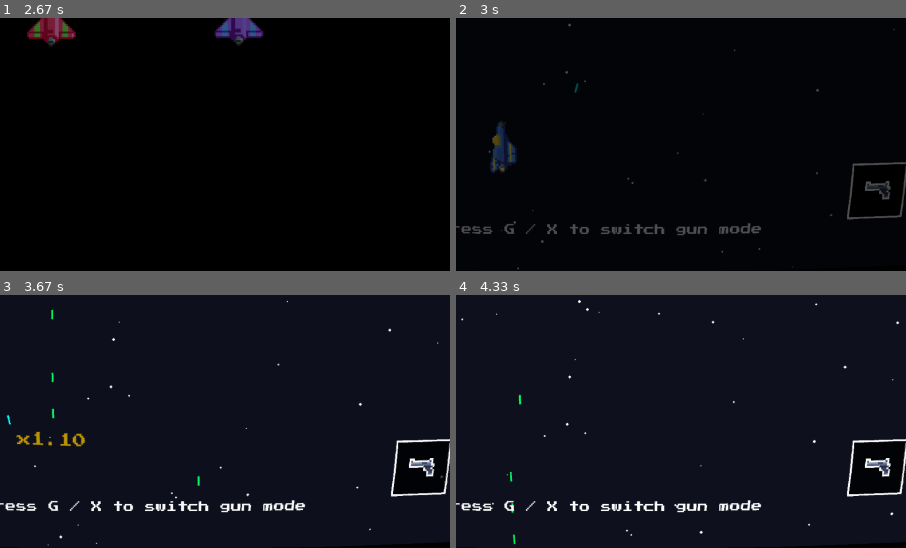
Above: before the commit, frames 1-4 (two rows, left to right).
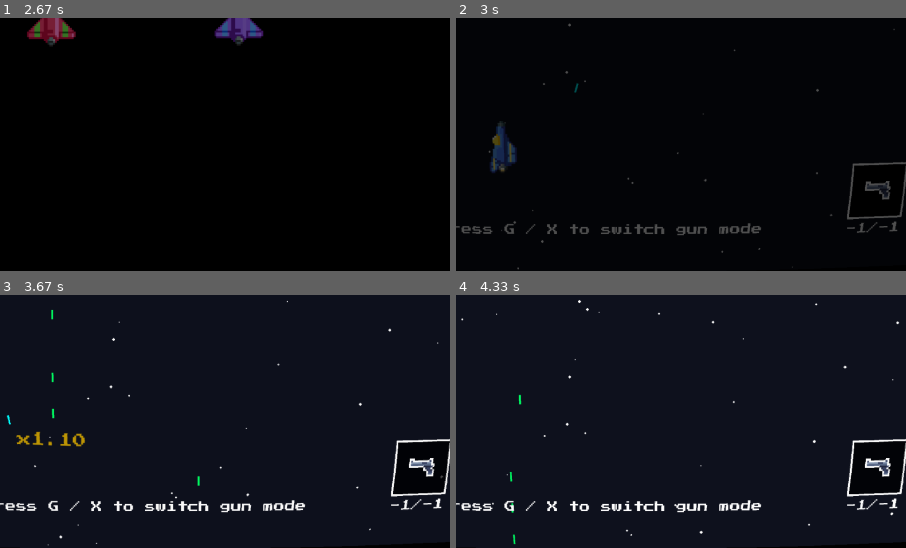
Above: after the commit, the same moments.

Repository: isGoodSoup/astros
Game: pygame game, started from main.py
Same seed, same stepped clock (60 frames per second), same inputs: the game is played once before the commit and once after it.
Inputs (mouse positions are % of the whole screen's width and height, from its top left):
- Up to frame 1 (2.67 s): tap Space at 0.33, 1.67, 2.57 s; hold Left from 2.5 s (still down); move the mouse to (29, 34) at 2.53 s
- Up to frame 2 (3 s): keep holding Left; tap Space at 2.87 s
- Up to frame 3 (3.67 s): release Left at 3.03 s; hold Down 3.07-3.37 s; move the mouse to (16, 40) at 3.1 s; tap Space at 3.13, 3.47 s; hold Left from 3.4 s (still down); move the mouse to (31, 20) at 3.43 s
- Up to frame 4 (4.33 s): tap Space at 3.77, 3.9, 4.3 s; release Left at 3.8 s; hold Up 3.83-4.2 s; move the mouse to (42, 87) at 3.87 s; hold Right from 4.23 s (still down); move the mouse to (61, 19) at 4.27 s
The pictures show only the part of the screen within x 34-84%, y 50-100%; the shares and areas given below are measured in that part.

Frame 1 is identical in both runs. In frame 2, 0.1% of the frame differs, in the area x 86-98%, y 80-85%; in frame 3, 0.2%, in the area x 86-99%, y 80-85%; in frame 4, 0.2%.

Commit message:
update: displaying ammo, removing leftover code

Diff:
--- a/scripts/collision.py
+++ b/scripts/collision.py
@@ -2,6 +2,7 @@
 
 import pygame
 
+from scripts.events import trigger_nuke
 from scripts.explode import Explosion
 from scripts.floaty import FloatingNumber
 from scripts.impact import ImpactFrame
@@ -294,6 +295,11 @@
                 game.state.score += game.ship.level * 10 * game.state.score_multiplier
                 game.ship.gain_xp(formulize(game, game.ship.level), game.sounds)
 
+    for projectile in list(game.projectiles):
+        if getattr(projectile, "nuke", False):
+            trigger_nuke(projectile.rect.center, game)
+            projectile.kill()
+
     upgrade_hit = pygame.sprite.spritecollide(game.ship, game.upgrades, False, # type: ignore
                                           collided=lambda s,u: s.hitbox.colliderect(u.rect))
     if upgrade_hit:
--- a/scripts/game_over.py
+++ b/scripts/game_over.py
@@ -71,7 +71,6 @@
     for ammo in game.ship.guns_ammo:
         game.ship.guns_ammo[ammo] = game.ship.base_guns_ammo[ammo]
 
-    game.ship.charges = game.ship.base_charges
     game.ship.damage = game.ship.base_damage
     game.ship.critical = False
 
--- a/scripts/hud.py
+++ b/scripts/hud.py
@@ -67,7 +67,15 @@
         self.ammo = Interface("assets/ui/ammo.png", 0, 11, 40,
                               hud_ratio, ['right', 'bottom'], 35, [-160, 0])
         self.guns = Interface("assets/ui/guns.png", 0, 32, 32, hud_ratio,
-                              ['right', 'bottom'], 3, [-210, -20])
+                              ['right', 'bottom'], 4, [-210, -20])
+
+        self.guns_ammo = {
+            "beam": game.ship.guns_ammo["beam"],
+            "shotgun": game.ship.guns_ammo["shotgun"],
+            "auto": game.ship.guns_ammo["auto"],
+            "missile": game.ship.guns_ammo["missile"],
+        }
+
         self.credits = 0
 
         self.skill_tab = Tab("assets/ui/skill_tab.png",
@@ -131,5 +139,17 @@
         self.guns.update(game.ship, hud_ratio, ['right', 'bottom'],
                          current_gun_frame, screen, hud_padding)
 
+        current_ammo = game.ship.guns_ammo[game.ship.gun]
+        total_ammo = game.ship.base_guns_ammo[game.ship.gun]
+
+        guns_center_x = self.guns.hud_x + self.guns.image.get_width() // 2
+        guns_bottom_y = self.guns.hud_y + self.guns.image.get_height()
+
+        ammo_text = f"{current_ammo}/{total_ammo}"
+        ammo_surface = font.render(ammo_text, True, (255, 255, 255))
+        ammo_x = guns_center_x - ammo_surface.get_width() // 2
+        ammo_y = guns_bottom_y + 5
+        screen.blit(ammo_surface, [ammo_x, ammo_y])
+
         self.skill_tab.update()
         self.stats_tab.update()
--- a/scripts/input.py
+++ b/scripts/input.py
@@ -66,9 +66,9 @@
 
         is_boss_phase = game.state.current_phase == game.state.phases[-1]
 
-        shooting_input = (joysticks and (controller.get_button(5) if
+        shooting_input = ((joysticks and (controller.get_button(5) if
             game.state.phases[-1] else controller.get_button(0)) or
-                          keys[pygame.K_SPACE] or mouse[0])
+                          keys[pygame.K_SPACE] or mouse[0]) and not game.state.pause)
         if shooting_input and now - game.last_shot_time >= game.ship.shot_cooldown:
             if is_boss_phase:
                 enemies = list(game.bosses)
@@ -90,12 +90,6 @@
             if game.ship.gun == "shotgun" and game.ship.guns_ammo['shotgun'] > 0:
                 game.screen_shake = 20
 
-        if (joysticks and controller.get_button(4) and controller.get_button(5)
-                or keys[pygame.K_f]):
-            if not self.charge_active and game.ship.charges > 0:
-                self.charge_active = True
-                self.charge_start_time = now
-
         for event in events:
             if event.type == pygame.KEYDOWN:
                 if event.key == pygame.K_TAB:
@@ -211,22 +205,6 @@
                     if event.hat == 0 and event.value == (1, 0):
                         take_screenshot(game, game.screen)
 
-        if self.charge_active:
-            game.screen_shake = 20
-            for event in events:
-                if event.type == pygame.KEYUP:
-                    if event.key == pygame.K_f:
-                        game.ship.super_charge(joysticks, game.state.score, game.explosions, game.entities,
-                                               game.frame_explode,game.frame_big_explode)
-                        self.charge_active = False
-
-                elif event.type == pygame.JOYBUTTONUP:
-                    if controller.get_button(4) and controller.get_button(5):
-                        game.ship.super_charge(joysticks, game.state.score,
-                                               game.explosions, game.entities,game.frame_explode,
-                                               game.frame_big_explode)
-                        self.charge_active = False
-
         axis_y = 0.0
         if joysticks and controller.get_button(9):
             axis_y = controller.get_axis(3)
